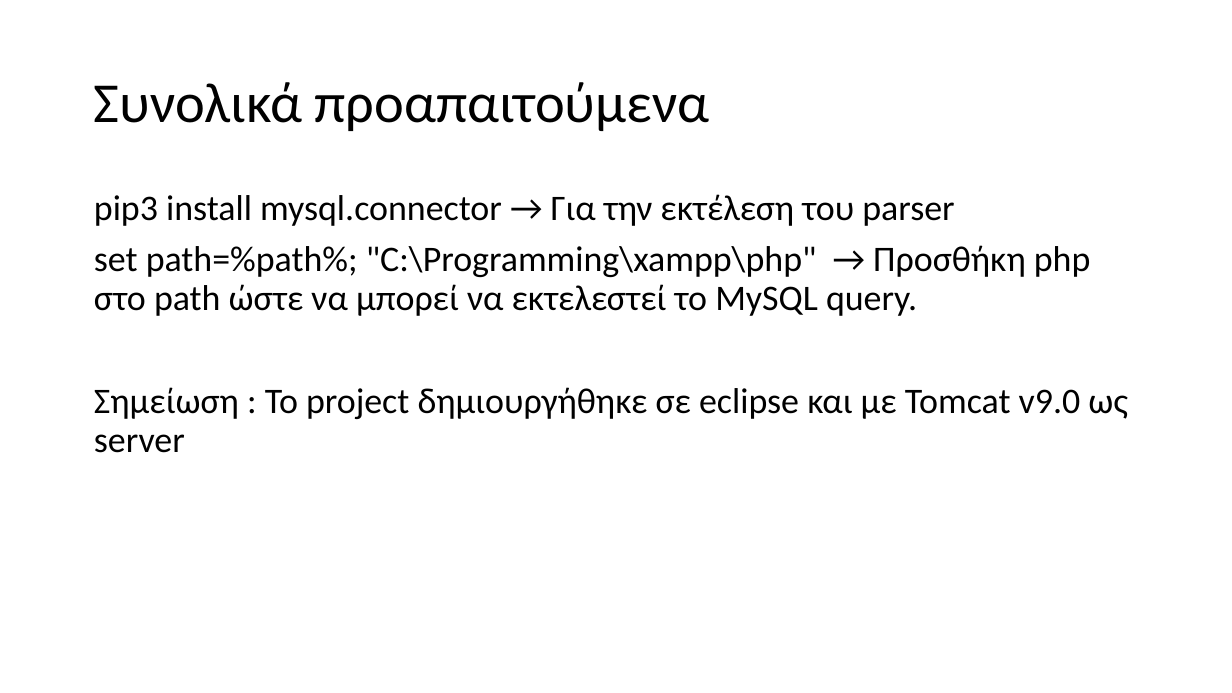
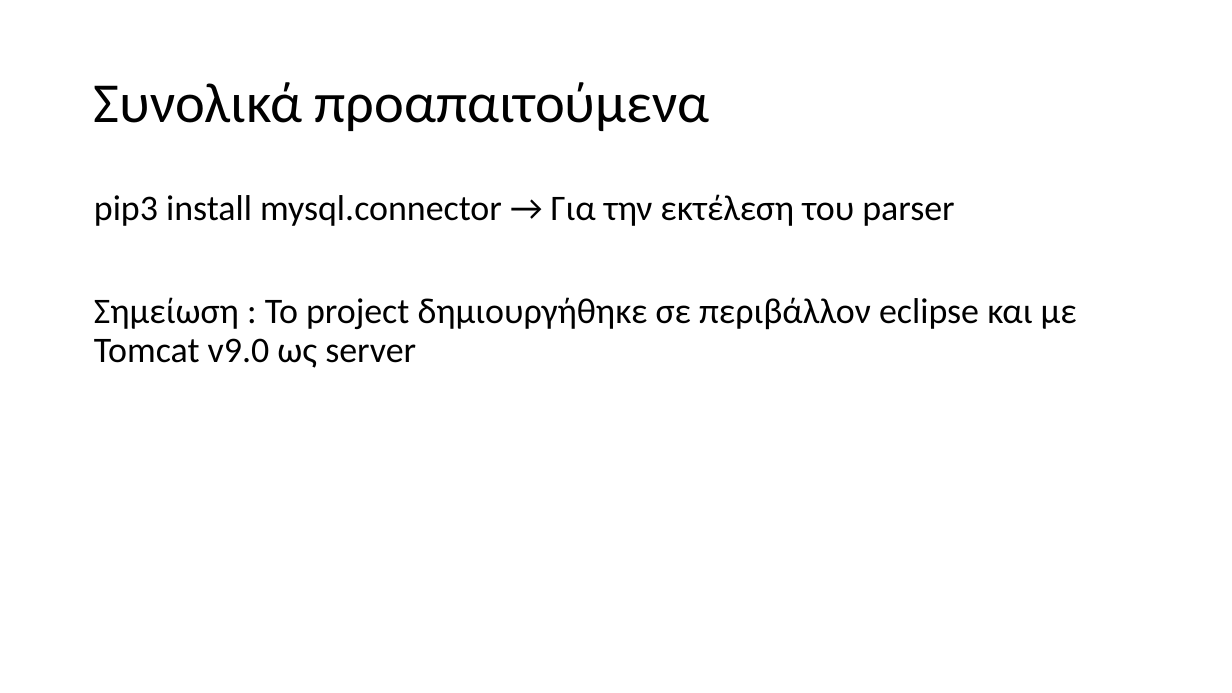
Before and after one commit to el17408/appathon-project, a slide deck: slide 6 of documentation/IaA_Project_Ρούσσης_Δημήτριος_el17408.pptx (slide 7 before the commit). Drawn at 1232x693 pixels with LibreOffice and Linux fonts; fonts in the diff are those of the drawing. Boxes give left, top, right and bottom in pixels: in the first picture for what was removed or moved away, otherwise in the second. Text is boxed around its words. In the diff, an @@ line names an element or a change of style, - is before the commit and + after.

```diff
--- a/documentation/IaA_Project_Ρούσσης_Δημήτριος_el17408.pptx
+++ b/documentation/IaA_Project_Ρούσσης_Δημήτριος_el17408.pptx
@@ text at box(94, 297, 1077, 368): text changed @@
-set path=%path%; "C:\Programming\xampp\php" → Προσθήκη php στο path ώστε να μπορεί να εκτελεστεί το MySQL query.
-Σημείωση : Το project δημιουργήθηκε σε eclipse και με Tomcat v9.0 ως server
+Σημείωση : Το project δημιουργήθηκε σε περιβάλλον eclipse και με Tomcat v9.0 ως server
```
Also in this commit, not shown: 5 other slides changed, 1 slide removed, 1 other file.
